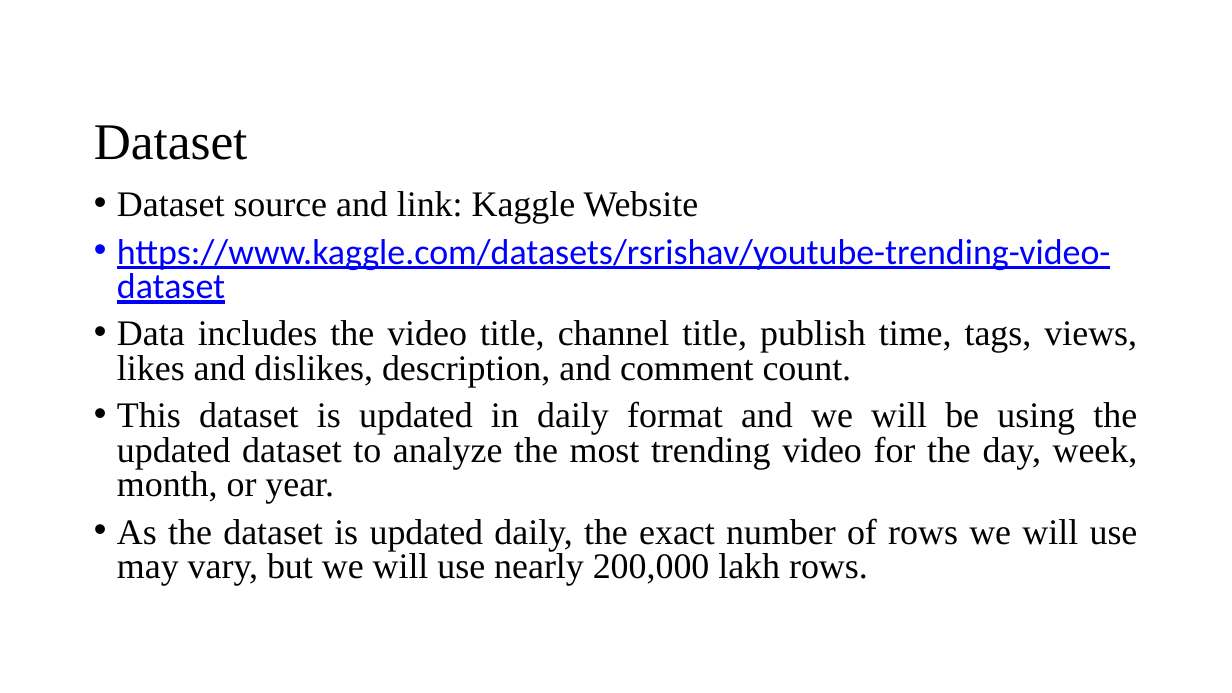
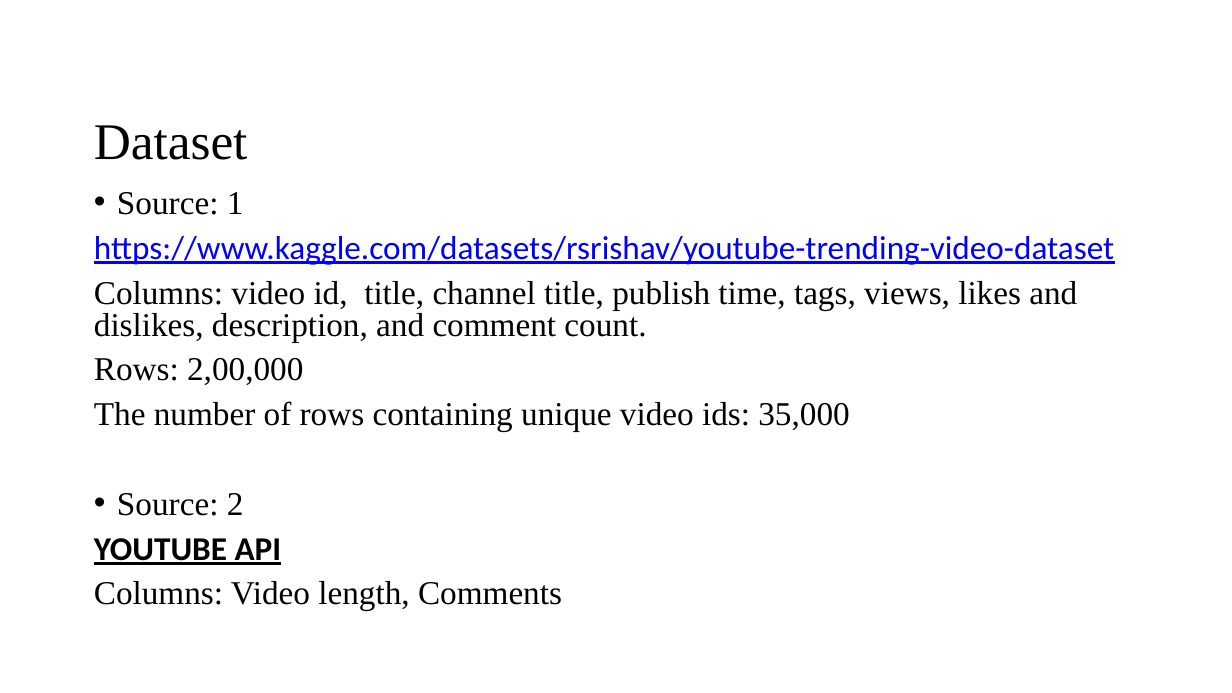
Before and after one commit to VamshiKrishna-1/Youtube_Video_Analysis_and_Prediction, a slide deck: slide 7 of Phase1 .pptx. Drawn at 1232x693 pixels with LibreOffice and Linux fonts; fonts in the diff are those of the drawing; background and template pictures are left out. Boxes give left, top, right and bottom in pixels: in the first picture for what was removed or moved away, otherwise in the second. Text is boxed around its words. In the diff, an @@ line names an element or a change of style, - is before the commit and + after.

```diff
--- a/Phase1 .pptx
+++ b/Phase1 .pptx
@@ text at (117, 192, 244, 215): text changed; size 28 to 25.9 pt @@
-• Dataset source and link: Kaggle Website
+• Source: 1
@@ text at (94, 236, 1114, 265): size 28 to 25.9 pt in "https://www.kaggle.com/datasets/rsrishav/youtube-trending-vi ..."; bullet • to none @@
@@ text at (94, 281, 1077, 611): text changed; size 28 to 25.9 pt @@
-• Data includes the video title, channel title, publish time, tags, views, likes and dislikes, description, and comment count.
-• This dataset is updated in daily format and we will be using the updated dataset to analyze the most trending video for the day, week, month, or year.
-• As the dataset is updated daily, the exact number of rows we will use may vary, but we will use nearly 200,000 lakh rows.
+Columns: video id, title, channel title, publish time, tags, views, likes and dislikes, description, and comment count.
+Rows: 2,00,000
+The number of rows containing unique video ids: 35,000
+• Source: 2
+YOUTUBE API
+Columns: Video length, Comments
```
Also in this commit, not shown: 6 other slides changed, 2 slides added.
